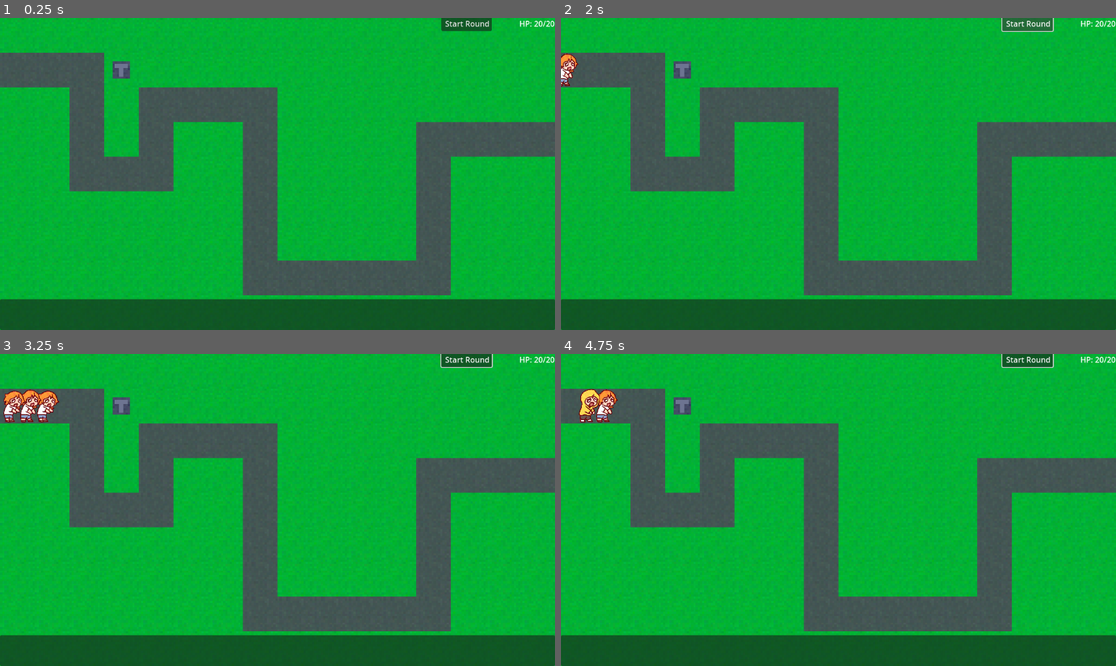
Above: before the commit, frames 1-4 (two rows, left to right).
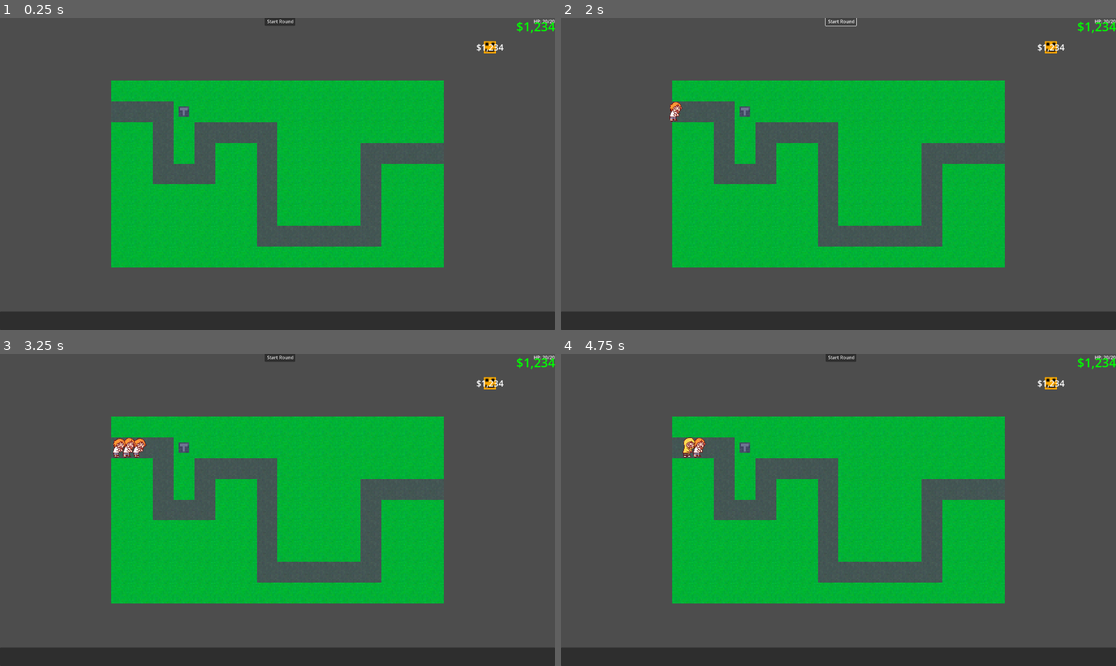
Above: after the commit, the same moments.

Repository: jkelly924/bananas-game-g4si2024
Game: Godot game, scene res://Levels/test_level.tscn
Two runs of this game, one before a commit and one after it. Both use one fixed random seed, a clock stepped at 60 frames per second and the inputs below.
Inputs (mouse positions are in pixels of both pictures, inside the frame that each line leads up to):
- Up to frame 1 (0.25 s): no input
- Up to frame 2 (2 s): click (1049, 46) at 0.52 s; click "Start Round" at 1.25 s
- Up to frame 3 (3.25 s): click "Start Round" at 2 s; click (488, 382) at 2.77 s
- Up to frame 4 (4.75 s): click "Start Round" at 3.5 s; click (1049, 382) at 4.27 s

The runs differ from the first frame. In frame 1, 66% of the frame differs, in the area x 0-100%, y 0-100%; in frame 2, 66%; in frame 3, 66%; in frame 4, 66%.

Commit message:
tried better ui

Diff:
--- a/Levels/test_level.tscn
+++ b/Levels/test_level.tscn
@@ -1,10 +1,11 @@
-[gd_scene load_steps=10 format=4 uid="uid://cam2n3o5ookil"]
+[gd_scene load_steps=11 format=4 uid="uid://cam2n3o5ookil"]
 
 [ext_resource type="Texture2D" uid="uid://dwt52fk84nvsb" path="res://Textures/test_atlas_texture.tres" id="1_0y4xf"]
 [ext_resource type="PackedScene" uid="uid://ca03yjxna8b4n" path="res://Entities/Tower.tscn" id="1_61u34"]
 [ext_resource type="Script" path="res://Scripts/round_handler.gd" id="3_bhpcv"]
 [ext_resource type="Script" path="res://UI/hud.gd" id="4_jdq3b"]
 [ext_resource type="Script" path="res://Levels/tmptest.gd" id="4_y11et"]
+[ext_resource type="Texture2D" uid="uid://bacilhv5jwdwx" path="res://Textures/test_enemy.png" id="5_7y2mf"]
 
 [sub_resource type="TileSetAtlasSource" id="TileSetAtlasSource_bn7pl"]
 resource_name = "Test Tileset"
@@ -124,6 +125,53 @@
 text = "Start Round"
 icon = SubResource("ImageTexture_ija4m")
 
+[node name="Control" type="Control" parent="UI/HUD"]
+anchors_preset = 0
+offset_left = 1620.0
+offset_right = 1920.0
+offset_bottom = 1080.0
+
+[node name="Money" type="Label" parent="UI/HUD/Control"]
+layout_mode = 1
+anchors_preset = 1
+anchor_left = 1.0
+anchor_right = 1.0
+offset_left = -150.0
+offset_bottom = 60.0
+grow_horizontal = 0
+theme_override_colors/font_color = Color(0, 1, 0, 1)
+theme_override_colors/font_outline_color = Color(0, 0.627451, 0, 1)
+theme_override_font_sizes/font_size = 43
+text = "$1,234
+"
+horizontal_alignment = 2
+
+[node name="GridContainer" type="GridContainer" parent="UI/HUD/Control"]
+clip_contents = true
+layout_mode = 0
+offset_top = 80.0
+offset_right = 300.0
+offset_bottom = 1080.0
+columns = 2
+
+[node name="AspectRatioContainer3" type="AspectRatioContainer" parent="UI/HUD/Control/GridContainer"]
+layout_mode = 2
+size_flags_horizontal = 3
+
+[node name="Cost" type="Label" parent="UI/HUD/Control/GridContainer/AspectRatioContainer3"]
+z_index = 10
+layout_mode = 2
+size_flags_vertical = 1
+theme_override_font_sizes/font_size = 30
+text = "$1,234"
+horizontal_alignment = 1
+vertical_alignment = 2
+
+[node name="TextureButton" type="TextureButton" parent="UI/HUD/Control/GridContainer/AspectRatioContainer3"]
+layout_mode = 2
+texture_normal = ExtResource("5_7y2mf")
+stretch_mode = 0
+
 [node name="tmptest" type="Node2D" parent="."]
 script = ExtResource("4_y11et")
 
--- a/Scripts/Globals.gd
+++ b/Scripts/Globals.gd
@@ -8,3 +8,9 @@
 signal waveStarted(wave_count, enemy_count)
 @warning_ignore("unused_signal")
 signal enemyDestroyed(remain)
+
+var money: int = 100
+
+func give_money(n: int) -> void:
+	money += n
+	goldChanged.emit()
--- a/Scripts/round_handler.gd
+++ b/Scripts/round_handler.gd
@@ -66,6 +66,11 @@
 	return 0
 
 
+func on_end_of_round() -> void:
+	Globals.money += current_round * 100
+	current_round += 1
+
+
 func begin_round(round: int) -> void:
 	print("Beginning Wave: ", round)
 	round_running = true
@@ -88,7 +93,7 @@
 			await delay(0.5)
 			spawn_enemy(enemy_level)
 
-	current_round += 1
+	on_end_of_round()
 	round_running = false
 
 # Called when the node enters the scene tree for the first time.
--- a/project.godot
+++ b/project.godot
@@ -18,3 +18,9 @@
 [autoload]
 
 Globals="*res://Scripts/Globals.gd"
+
+[display]
+
+window/size/viewport_width=1920
+window/size/viewport_height=1080
+window/size/mode=3
